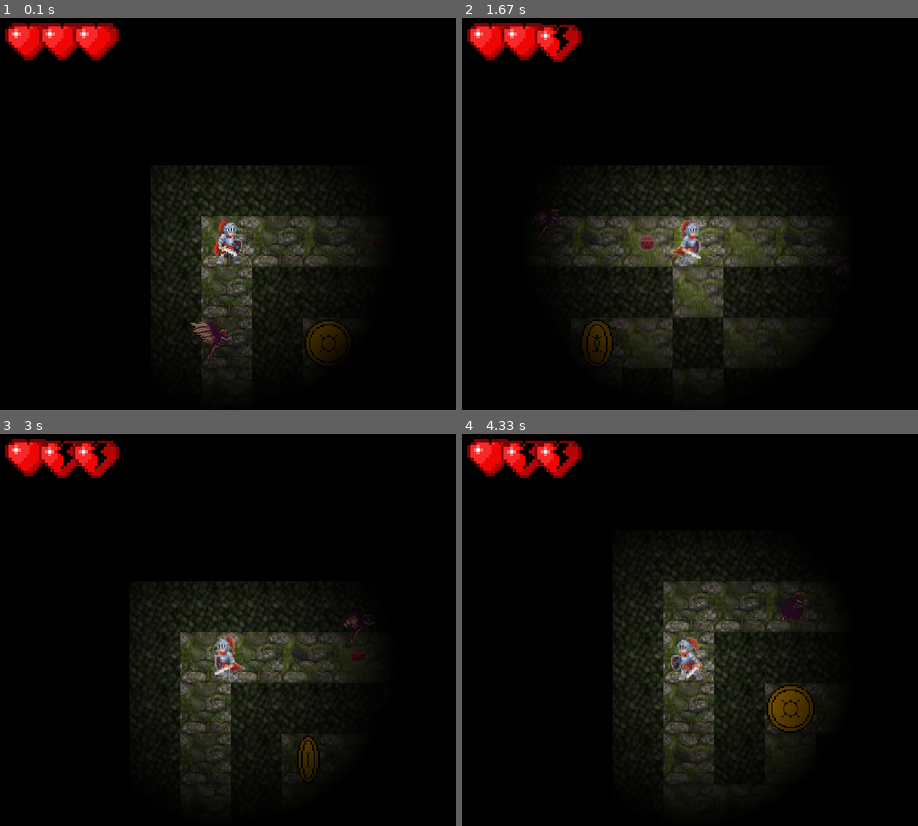
Above: before the commit, frames 1-4 (two rows, left to right).
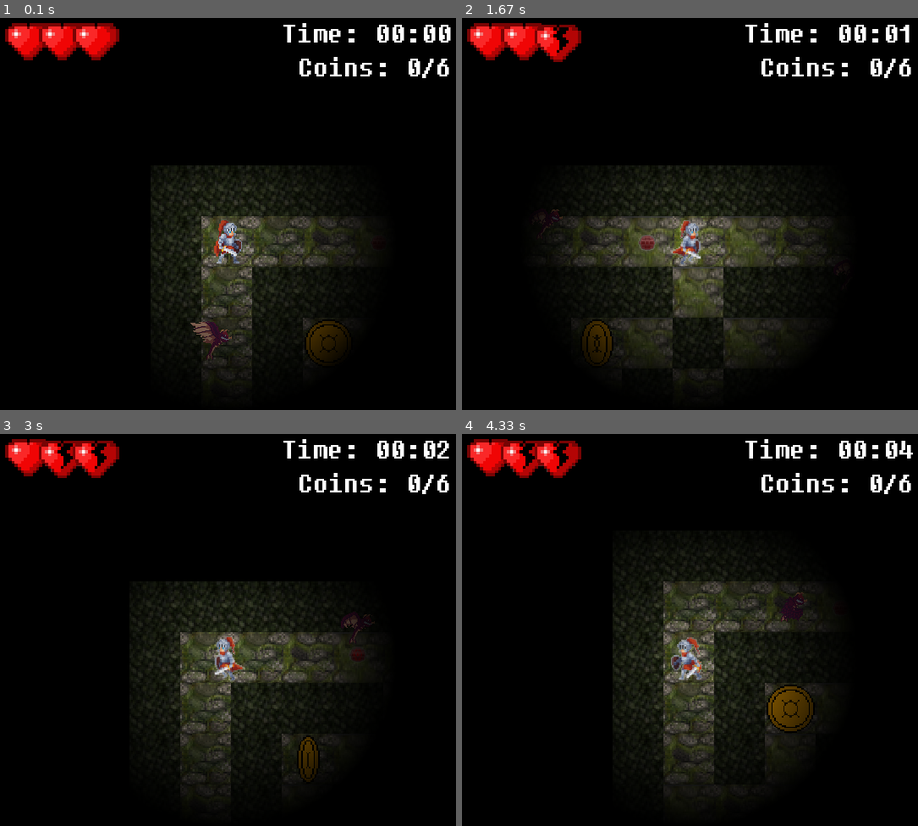
Above: after the commit, the same moments.

Repository: alizalas/PygameProject
Game: pygame game, started from main.py
Same seed, same stepped clock (60 frames per second), same inputs: the game is played once before the commit and once after it.
Inputs:
- Up to frame 1 (0.1 s): no input
- Up to frame 2 (1.67 s): hold Right 0.33-0.8 s; hold Up 0.83-1.13 s; hold Right 1.17-1.63 s
- Up to frame 3 (3 s): hold Left 1.67-2.2 s; hold Down 2.23-2.53 s; hold Left 2.57-2.97 s
- Up to frame 4 (4.33 s): hold Down from 4.07 s (still down)

The runs differ from the first frame. In frame 1, 1.2% of the frame differs, in the area x 62-99%, y 1-16%; in frame 2, 1.2%; in frame 3, 1.2%; in frame 4, 1.2%.

Commit message:
Таймер + если собрал все монеты - выиграл

Diff:
--- a/main.py
+++ b/main.py
@@ -1,6 +1,4 @@
-
 from level import generate_level
-
 import pygame
 import sys
 from settings import screen, clock, FPS
@@ -12,8 +10,10 @@
 from lives import Lives
 from mask import create_fog_mask
 
+
 def win():
     ...
+
 
 def main(level, all_coins):
     camera = Camera()
@@ -26,6 +26,10 @@
     collected_coins = 0
     lives = Lives()
 
+    # Инициализация таймера
+    start_time = pygame.time.get_ticks()
+
+    font = pygame.font.Font("FSEX300.ttf", 36)
     running = True
     while running:
         for event in pygame.event.get():
@@ -99,16 +103,32 @@
             screen.blit(sprite.image, camera.apply(sprite))
 
         screen.blit(fog_mask, (0, 0))
+
         # Отрисовка жизней
         lives.draw(screen)
 
-        # Создание маски тумана
+        # Расчет времени
+        current_time = (pygame.time.get_ticks() - start_time) // 1000  # В секундах
+        minutes = current_time // 60
+        seconds = current_time % 60
 
+        # Форматирование времени
+        time_text = f"Time: {minutes:02d}:{seconds:02d}"
+        time_surface = font.render(time_text, True, (255, 255, 255))  # Белый цвет
+
+        # Отображение количества монет
+        coins_text = f"Coins: {collected_coins}/{all_coins}"
+        coins_surface = font.render(coins_text, True, (255, 255, 255))  # Белый цвет
+
+        # Отрисовка статистики в правом верхнем углу
+        screen.blit(time_surface, (screen.get_width() - time_surface.get_width() - 10, 10))
+        screen.blit(coins_surface, (screen.get_width() - coins_surface.get_width() - 10, 50))
 
         # Обновление экрана
         pygame.display.flip()
         clock.tick(FPS)
 
+
 if __name__ == '__main__':
     main('second_level.txt', 6)
     pygame.quit()
Binary file added: FSEX300.ttf
